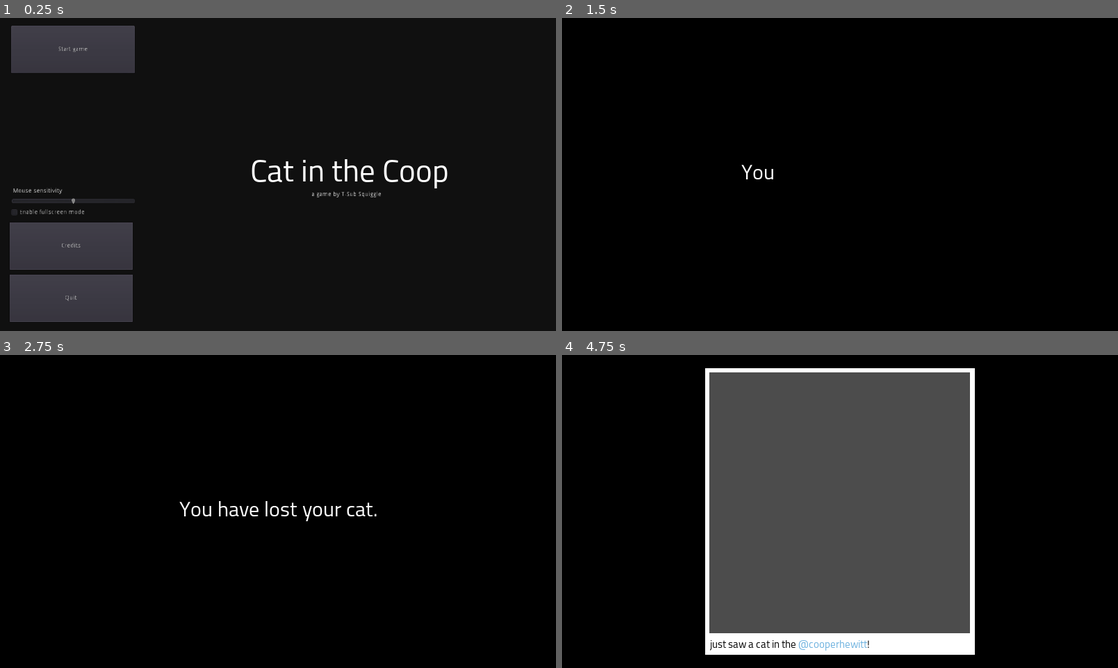
Above: before the commit, frames 1-4 (two rows, left to right).
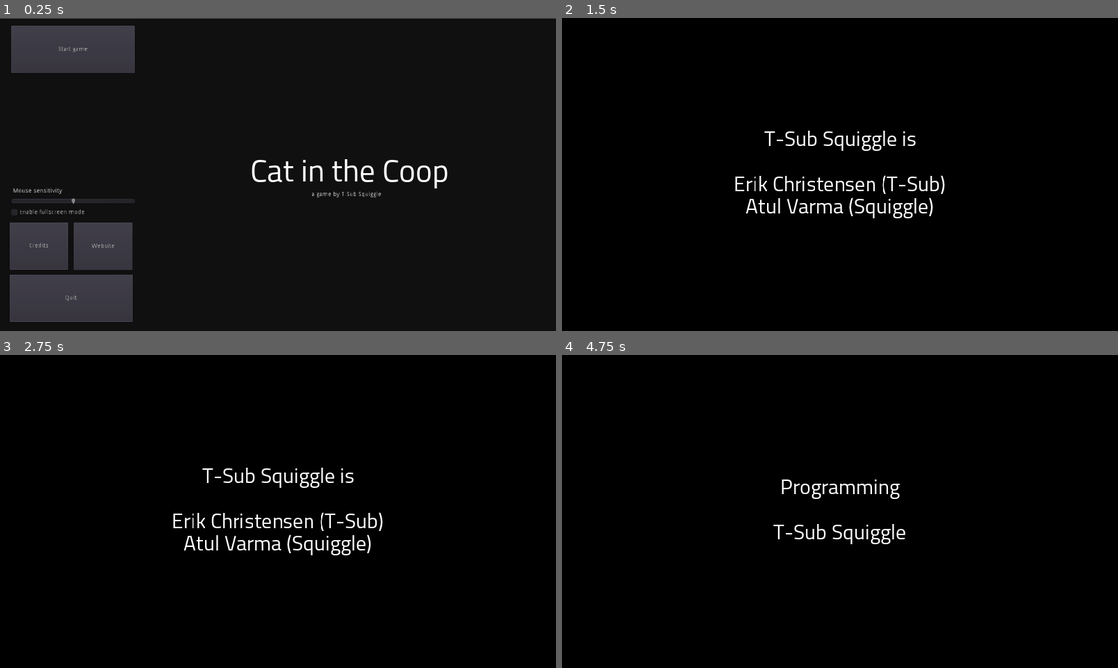
Above: after the commit, the same moments.

Repository: toolness/cat-in-the-coop
Game: Godot game, scene res://Menu.tscn
Two runs of this game, one before a commit and one after it. Both use one fixed random seed, a clock stepped at 60 frames per second and the inputs below.
Inputs (mouse positions are in pixels of both pictures, inside the frame that each line leads up to):
- Up to frame 1 (0.25 s): no input
- Up to frame 2 (1.5 s): click "Credits" at 0.5 s; click (634, 49) at 1.25 s, where only the run before the commit has a clickable "Start game"
- Up to frame 3 (2.75 s): move the mouse to (305, 511) at 2.02 s; hold W (movement_forward) from 2.03 s (still down); click (305, 511) at 2.1 s; tap Space (movement_jump) at 2.27 s
- Up to frame 4 (4.75 s): keep holding W (movement_forward); tap Enter at 2.75 s; move the mouse to (812, 511) at 2.77 s; click (812, 511) at 2.85 s; tap Space (movement_jump) at 3.02, 4.25, 4.52 s; move the mouse to (851, 505) at 3.52 s; tap F (flashlight) at 3.6 s; click (851, 505) at 3.8 s; move the mouse to (834, 517) at 4.27 s; tap Shift (movement_sprint) at 4.35 s; click (834, 517) at 4.55 s

The runs differ from the first frame. In frame 1, 0.4% of the frame differs, in the area x 0-100%, y 0-81%; in frame 2, 1.7%; in frame 3, 2.1%; in frame 4, 44%, in the area x 25-75%, y 4-96%.

Commit message:
Add in-game credits (#9)
This adds proper in-game credits that just reuses the Curtain object from the main game. It also plays the nice Joshua McLean music that plays very briefly when a cat objective is reached, giving it more air time.

Diff:
--- /dev/null
+++ b/Credits.gd
@@ -0,0 +1,36 @@
+extends Spatial
+
+
+onready var curtain = $Curtain
+var ui_cancel_pressed = false
+
+signal finished
+
+var LINES = [
+	"T-Sub Squiggle is\n\nErik Christensen (T-Sub)\nAtul Varma (Squiggle)",
+	"Programming\n\nT-Sub Squiggle",
+	"Design\n\nT-Sub Squiggle",
+	"Music\n\nJoshua McLean\nCC-BY-4.0",
+	"Cat\n\nVr-cvantorium on Sketchfab\nCC-BY-4.0",
+	"Carnegie Mansion\n\nSmithsonian 3D Digitization\nCC-0",
+	"Titillium Font\n\nAccademia di Belle Arti di Urbino\nSIL Open Font License v1.10",
+	"Clumsy Blender Tomfoolery\n\nSquiggle",
+	"Additional code provided by\nthe Godot community",
+]
+
+
+# Called when the node enters the scene tree for the first time.
+func _ready():
+	MusicPlayer.play(MusicPlayer.WIN_MUSIC)
+	for line in LINES:
+		yield(curtain.show_text(line), "completed")
+		if ui_cancel_pressed: break
+		yield(curtain.wait(2.0), "completed")
+		if ui_cancel_pressed: break
+	MusicPlayer.stop()
+	emit_signal("finished")
+
+
+func _input(event):
+	if event.is_action_pressed("ui_cancel"):
+		ui_cancel_pressed = true
--- /dev/null
+++ b/Credits.tscn
@@ -0,0 +1,9 @@
+[gd_scene load_steps=3 format=2]
+
+[ext_resource path="res://Credits.gd" type="Script" id=1]
+[ext_resource path="res://Curtain.tscn" type="PackedScene" id=2]
+
+[node name="Credits" type="Spatial"]
+script = ExtResource( 1 )
+
+[node name="Curtain" parent="." instance=ExtResource( 2 )]
--- a/Curtain.gd
+++ b/Curtain.gd
@@ -16,11 +16,11 @@
 	label.visible = true
 	photo.visible = false
 	label.text = text
-	for i in range(len(text)):
+	for i in range(len(text) + 1):
 		label.visible_characters = i
 		var was_cancelled = yield(wait(DELAY_BETWEEN_CHARS), "completed")
 		if was_cancelled:
-			label.visible_characters = len(text) - 1
+			label.visible_characters = len(text)
 			break
 	yield(wait(END_OF_TEXT_WAIT), "completed")
 
--- /dev/null
+++ b/Curtain.tscn
@@ -0,0 +1,53 @@
+[gd_scene load_steps=6 format=2]
+
+[ext_resource path="res://Curtain.gd" type="Script" id=1]
+[ext_resource path="res://assets/Titillium-Regular.otf" type="DynamicFontData" id=2]
+[ext_resource path="res://Photo.gd" type="Script" id=3]
+[ext_resource path="res://Photo.tscn" type="PackedScene" id=4]
+
+[sub_resource type="DynamicFont" id=3]
+size = 48
+font_data = ExtResource( 2 )
+
+[node name="Curtain" type="ColorRect"]
+visible = false
+anchor_right = 1.0
+anchor_bottom = 1.0
+color = Color( 0, 0, 0, 1 )
+script = ExtResource( 1 )
+__meta__ = {
+"_edit_use_anchors_": false
+}
+
+[node name="Label" type="Label" parent="."]
+anchor_left = 0.5
+anchor_top = 0.5
+anchor_right = 0.5
+anchor_bottom = 0.5
+margin_left = -560.0
+margin_top = -280.0
+margin_right = 560.0
+margin_bottom = 280.0
+custom_fonts/font = SubResource( 3 )
+text = "Lorem ipsum dolor sit amet, consectetur adipiscing elit, sed do eiusmod tempor incididunt ut labore et dolore magna aliqua. Ut enim ad minim veniam, quis nostrud exercitation ullamco laboris nisi ut aliquip ex ea commodo consequat. Duis aute irure dolor in reprehenderit in voluptate velit esse cillum dolore eu fugiat nulla pariatur. Excepteur sint occaecat cupidatat non proident, sunt in culpa qui officia deserunt mollit anim id est laborum."
+align = 1
+valign = 1
+autowrap = true
+__meta__ = {
+"_edit_use_anchors_": false
+}
+
+[node name="Photo" type="ColorRect" parent="." instance=ExtResource( 4 )]
+visible = false
+anchor_left = 0.5
+anchor_top = 0.5
+anchor_right = 0.5
+anchor_bottom = 0.5
+margin_left = -310.0
+margin_top = -330.0
+margin_right = 310.0
+margin_bottom = 330.0
+script = ExtResource( 3 )
+__meta__ = {
+"_edit_use_anchors_": false
+}
--- a/Menu.gd
+++ b/Menu.gd
@@ -36,15 +36,29 @@
 
 
 func _on_CreditsButton_pressed():
-	var _result = OS.shell_open("https://github.com/toolness/cat-in-the-coop#credits")
+	var credits = load("res://Credits.tscn").instance()
+	var root = get_tree().root
+	root.add_child(credits)
+	self.visible = false
+	yield(credits, "finished")
+	root.remove_child(credits)
+	make_visible_again()
+
+
+func _on_WebsiteButton_pressed():
+	var _result = OS.shell_open("https://github.com/toolness/cat-in-the-coop")
+
+
+func make_visible_again():
+	self.visible = true
+	activate_start_time = OS.get_ticks_msec()
 
 
 func activate(photo_texture: ImageTexture):
 	title.visible = false
 	objective_instructions.visible = true
 	photo.set_photo(photo_texture)
-	self.visible = true
-	activate_start_time = OS.get_ticks_msec()
+	make_visible_again()
 
 
 func _input(event):
--- a/Menu.tscn
+++ b/Menu.tscn
@@ -19,6 +19,8 @@
 [node name="ColorRect" type="ColorRect" parent="."]
 anchor_right = 1.0
 anchor_bottom = 1.0
+margin_top = 1.0
+margin_bottom = 1.0
 color = Color( 0, 0, 0, 0.784314 )
 __meta__ = {
 "_edit_use_anchors_": false
@@ -37,9 +39,19 @@
 [node name="CreditsButton" type="Button" parent="."]
 margin_left = 22.432
 margin_top = 470.0
-margin_right = 306.432
+margin_right = 157.432
 margin_bottom = 579.0
 text = "Credits"
+__meta__ = {
+"_edit_use_anchors_": false
+}
+
+[node name="WebsiteButton" type="Button" parent="."]
+margin_left = 170.0
+margin_top = 470.0
+margin_right = 305.0
+margin_bottom = 580.0
+text = "Website"
 __meta__ = {
 "_edit_use_anchors_": false
 }
@@ -159,6 +171,7 @@
 }
 [connection signal="pressed" from="StartGameButton" to="." method="_on_StartGameButton_pressed"]
 [connection signal="pressed" from="CreditsButton" to="." method="_on_CreditsButton_pressed"]
+[connection signal="pressed" from="WebsiteButton" to="." method="_on_WebsiteButton_pressed"]
 [connection signal="pressed" from="QuitGameButton" to="." method="_on_QuitGameButton_pressed"]
 [connection signal="toggled" from="FullscreenCheckbox" to="." method="_on_FullscreenCheckbox_toggled"]
 [connection signal="value_changed" from="MouseSlider" to="." method="_on_MouseSlider_value_changed"]
--- a/MusicPlayer.gd
+++ b/MusicPlayer.gd
@@ -1,4 +1,4 @@
-extends AudioStreamPlayer
+extends Node
 
 
 const WIN_MUSIC = preload("res://assets/joshua-mclean_50s-bit.ogg")
@@ -6,6 +6,17 @@
 const START_LEVEL_MUSIC = preload("res://assets/toybox.ogg")
 
 
-func play_music(music: AudioStreamOGGVorbis):
-	stream = music
-	play()
+onready var music_player = AudioStreamPlayer.new()
+
+
+func _ready():
+	self.add_child(music_player)
+
+
+func play(music: AudioStreamOGGVorbis):
+	music_player.stream = music
+	music_player.play()
+
+
+func stop():
+	music_player.stop()
--- a/Objective_Manager.gd
+++ b/Objective_Manager.gd
@@ -10,7 +10,6 @@
 var objectives = []
 var current_objective_idx = -1
 onready var curtain = $Curtain
-onready var music = $MusicPlayer
 var cat_scene = preload("res://Cat.tscn")
 var catfood_scene = preload("res://Cat_Food.tscn")
 var photo: ImageTexture
@@ -67,7 +66,7 @@
 	yield(curtain.show_text("Armed with your cat's favorte noms, you sneak in late at night to find it."), "completed")
 	curtain.hide()
 	player.unpause()
-	music.play_music(music.START_LEVEL_MUSIC)
+	MusicPlayer.play(MusicPlayer.START_LEVEL_MUSIC)
 
 
 func put_down_food():
@@ -92,7 +91,7 @@
 
 	if inside_objective:
 		player.play_sound("jump")
-		music.play_music(music.WIN_MUSIC)
+		MusicPlayer.play(MusicPlayer.WIN_MUSIC)
 		var pos = objectives[current_objective_idx].cat_spawn.global_transform.origin
 		var cat = cat_scene.instance()
 		cat.transform.origin = pos
@@ -103,7 +102,7 @@
 		yield(curtain.wait(2.5), "completed")
 
 		yield(curtain.show_text("You found your cat!"), "completed")
-		music.stop()
+		MusicPlayer.stop()
 		yield(curtain.show_text("But a week later, you lose it again."), "completed")
 		yield(goto_next_objective(), "completed")
 		yield(curtain.show_text("Again, someone spots it on social media!"), "completed")
@@ -112,7 +111,7 @@
 		hide_and_remove([catfood, cat])
 		player.reset()
 		curtain.hide()
-		music.play_music(music.START_LEVEL_MUSIC)
+		MusicPlayer.play(MusicPlayer.START_LEVEL_MUSIC)
 	else:
 		player.play_sound("zap")
 		yield(curtain.wait(2.0), "completed")
--- a/assets/Cooper_Hewitt/Cooper_Hewitt_Level.tscn
+++ b/assets/Cooper_Hewitt/Cooper_Hewitt_Level.tscn
@@ -6,10 +6,7 @@
 [ext_resource path="res://assets/Cooper_Hewitt/LightFlicker.gd" type="Script" id=4]
 [ext_resource path="res://Cat_Objective.tscn" type="PackedScene" id=5]
 [ext_resource path="res://assets/Cooper_Hewitt/Cooper_Hewitt_Level.gd" type="Script" id=6]
-[ext_resource path="res://MusicPlayer.gd" type="Script" id=7]
-[ext_resource path="res://Curtain.gd" type="Script" id=8]
-[ext_resource path="res://assets/Titillium-Regular.otf" type="DynamicFontData" id=9]
-[ext_resource path="res://Photo.tscn" type="PackedScene" id=10]
+[ext_resource path="res://Curtain.tscn" type="PackedScene" id=8]
 [ext_resource path="res://Lamp.tscn" type="PackedScene" id=11]
 [ext_resource path="res://midnight_black_spatialmaterial.tres" type="Material" id=12]
 
@@ -23,10 +20,6 @@
 adjustment_enabled = true
 adjustment_contrast = 1.25
 
-[sub_resource type="DynamicFont" id=3]
-size = 48
-font_data = ExtResource( 9 )
-
 [sub_resource type="GIProbeData" id=4]
 
 [sub_resource type="SpatialMaterial" id=5]
@@ -132,47 +125,7 @@
 [node name="Camera" parent="Objective_Manager/OnStairsObjective" index="3"]
 transform = Transform( 0.648162, 0.57952, -0.494007, 0, 0.648727, 0.761021, 0.761502, -0.493265, 0.42048, -2.30414, 12.9864, 3.05106 )
 
-[node name="Curtain" type="ColorRect" parent="Objective_Manager"]
-visible = false
-anchor_right = 1.0
-anchor_bottom = 1.0
-color = Color( 0, 0, 0, 1 )
-script = ExtResource( 8 )
-__meta__ = {
-"_edit_use_anchors_": false
-}
-
-[node name="Label" type="Label" parent="Objective_Manager/Curtain"]
-anchor_left = 0.5
-anchor_top = 0.5
-anchor_right = 0.5
-anchor_bottom = 0.5
-margin_left = -560.0
-margin_top = -280.0
-margin_right = 560.0
-margin_bottom = 280.0
-custom_fonts/font = SubResource( 3 )
-text = "Lorem ipsum dolor sit amet, consectetur adipiscing elit, sed do eiusmod tempor incididunt ut labore et dolore magna aliqua. Ut enim ad minim veniam, quis nostrud exercitation ullamco laboris nisi ut aliquip ex ea commodo consequat. Duis aute irure dolor in reprehenderit in voluptate velit esse cillum dolore eu fugiat nulla pariatur. Excepteur sint occaecat cupidatat non proident, sunt in culpa qui officia deserunt mollit anim id est laborum."
-align = 1
-valign = 1
-autowrap = true
-__meta__ = {
-"_edit_use_anchors_": false
-}
-
-[node name="Photo" parent="Objective_Manager/Curtain" instance=ExtResource( 10 )]
-visible = false
-anchor_left = 0.5
-anchor_top = 0.5
-anchor_right = 0.5
-anchor_bottom = 0.5
-margin_left = -310.0
-margin_top = -330.0
-margin_right = 310.0
-margin_bottom = 330.0
-
-[node name="MusicPlayer" type="AudioStreamPlayer" parent="Objective_Manager"]
-script = ExtResource( 7 )
+[node name="Curtain" parent="Objective_Manager" instance=ExtResource( 8 )]
 
 [node name="cooper-hewitt-take-two" parent="." instance=ExtResource( 2 )]
 
--- a/project.godot
+++ b/project.godot
@@ -39,6 +39,7 @@
 [autoload]
 
 PlayerConfig="*res://PlayerConfig.gd"
+MusicPlayer="*res://MusicPlayer.gd"
 
 [display]
 
Not shown: 1 places in assets/Cooper_Hewitt/Cooper_Hewitt_Level.tscn that only renumber resources
Not shown, changed: README.md
